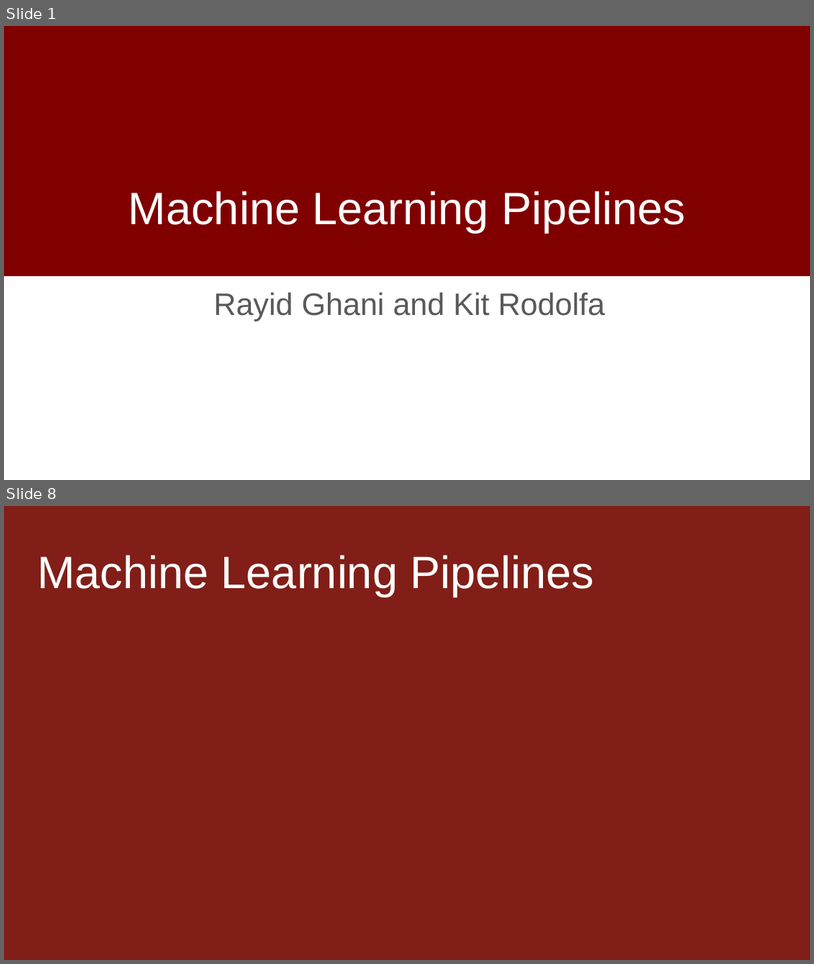
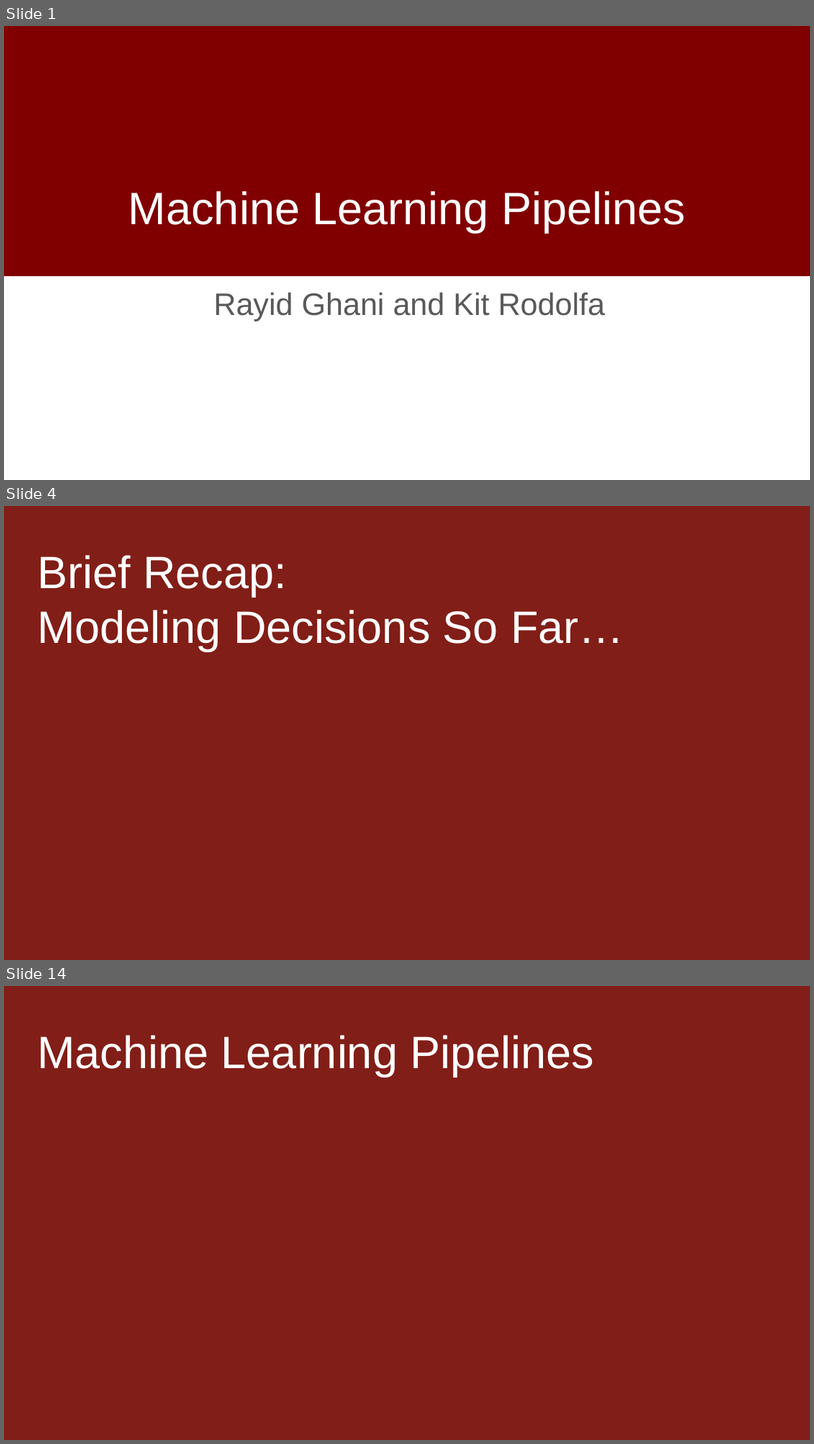
Before and after one commit to dssg/MLinPractice, a slide deck: Lectures/Lecture8-Machine-Learning-Pipelines.pptx. Shown one above the other, each under a label of ours: slides 1 and 8 before the commit, slides 1, 4 and 14 after it; the slides between them are not shown. The pictures are 814x964 and 814x1444 pixels, drawn with LibreOffice and Linux fonts; fonts in the diff are those of the drawing; background and template pictures are left out. Boxes give left, top, right and bottom in pixels: in the first picture for what was removed or moved away, otherwise in the second. Text is boxed around its words. In the diff, an @@ line names an element or a change of style, - is before the commit and + after.

```diff
--- a/Lectures/Lecture8-Machine-Learning-Pipelines.pptx
+++ b/Lectures/Lecture8-Machine-Learning-Pipelines.pptx
@@ slide 4 added at [4, 506, 810, 960], background #FFFFFF @@
@@ rectangle added at [4, 506, 810, 960], fill #811E17, outline #811E17 2 pt @@
@@ text added at [37, 555, 624, 651], 54 pt, text #FFFFFF @@
+Brief Recap:
+Modeling Decisions So Far…
@@ what was slide 8 is now slide 14 @@
```
Also in this commit, not shown: 10 slides changed, 11 other slides added, 6 slides removed.
